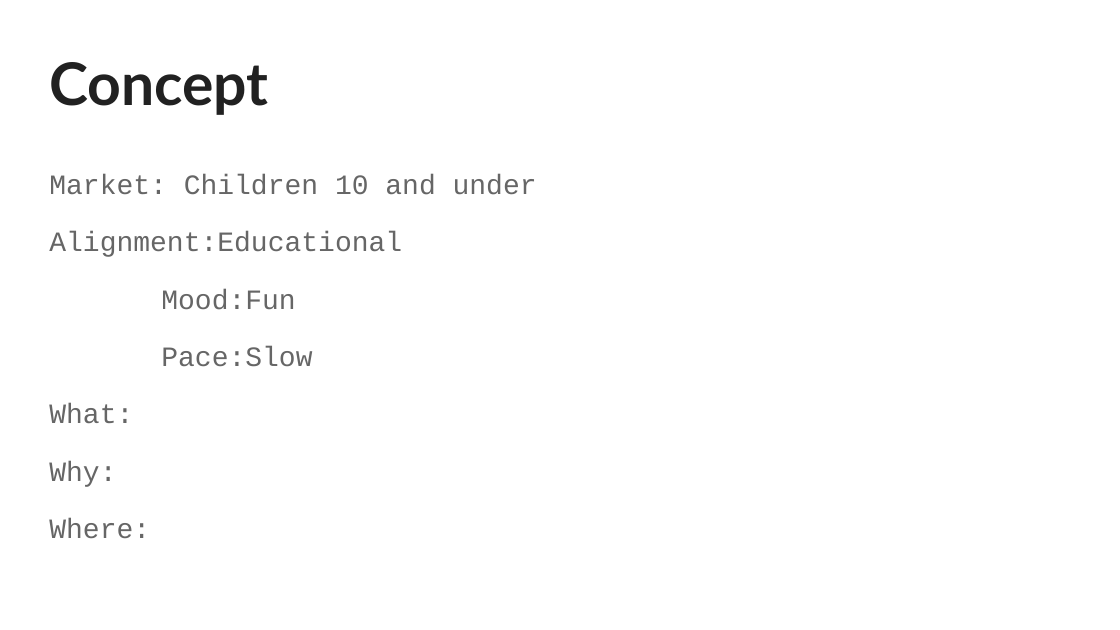
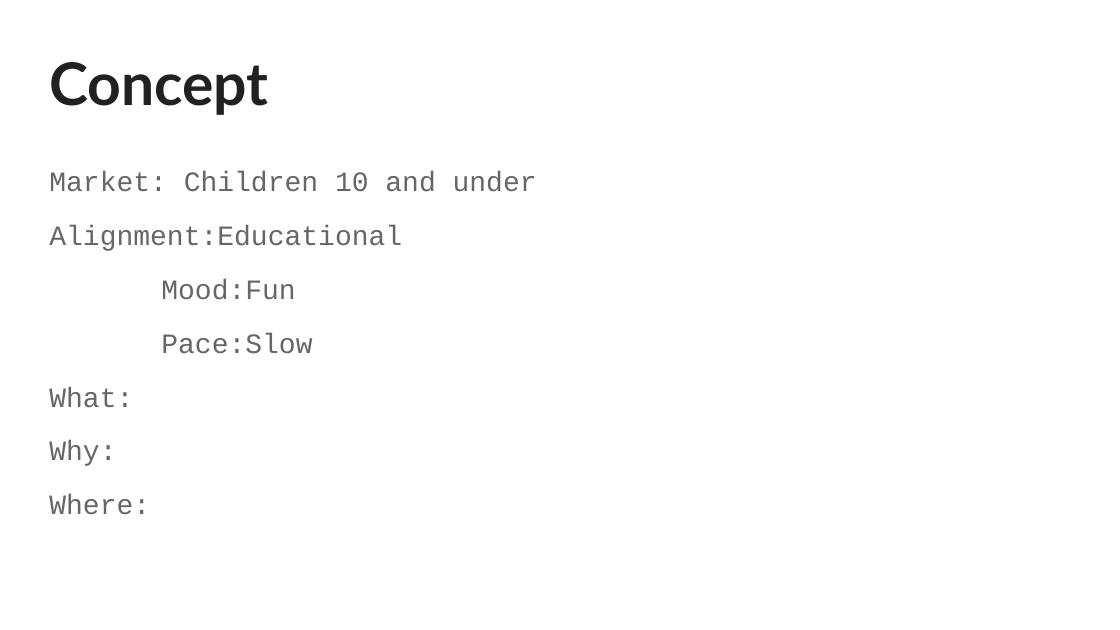
Before and after one commit to JasonKotrady/PCC, a slide deck: slide 2 of PCC Game Pitch.pptx. Drawn at 1120x630 pixels with LibreOffice and Linux fonts; fonts in the diff are those of the drawing. Boxes give left, top, right and bottom in pixels: in the first picture for what was removed or moved away, otherwise in the second. Text is boxed around its words. In the diff, an @@ line names an element or a change of style, - is before the commit and + after.

```diff
--- a/PCC Game Pitch.pptx
+++ b/PCC Game Pitch.pptx
@@ text "Market: Children 10 and under" at (x1=49, y1=171, x2=537, y2=514): line spacing 1.15 to 1.05 @@
```
Also in this commit, not shown: 3 other slides changed, 1 slide added, 1 slide removed.
